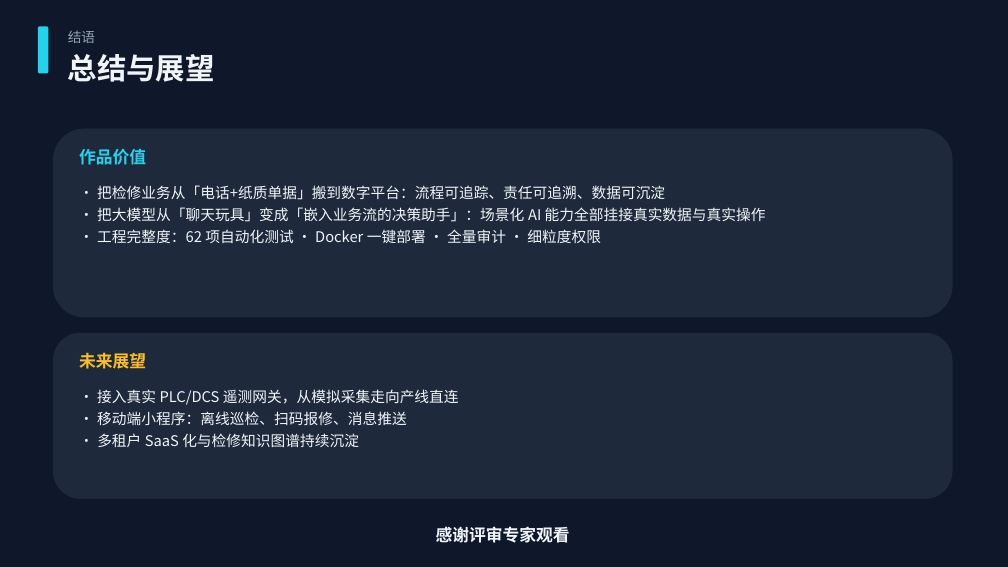
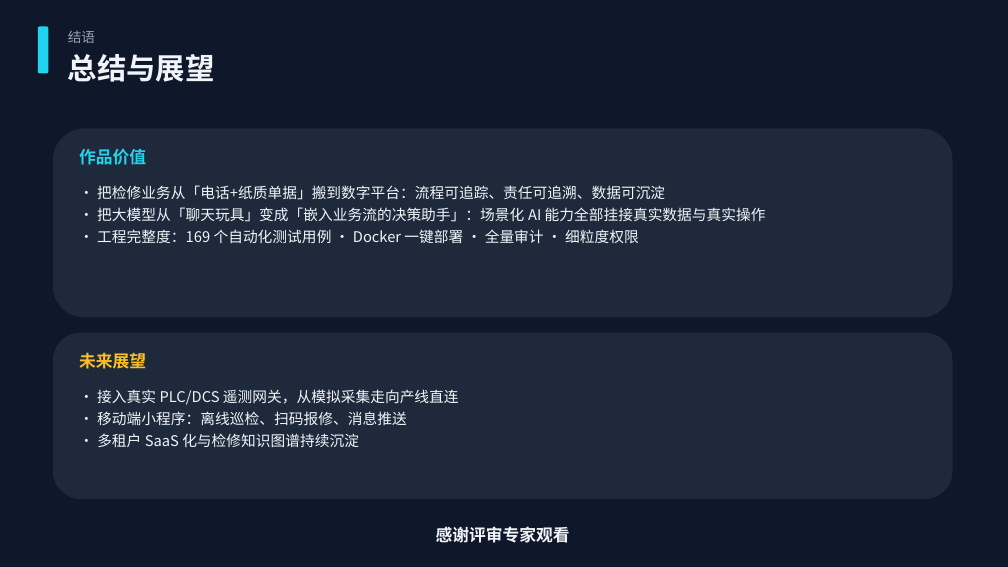
Before and after one commit to wt2026-dev/zhi-jian-an-shu, a slide deck: slide 12 of 参赛材料/8-作品介绍PPT.pptx. Drawn at 1008x567 pixels with LibreOffice and Linux fonts; fonts in the diff are those of the drawing. Boxes give left, top, right and bottom in pixels: in the first picture for what was removed or moved away, otherwise in the second. Text is boxed around its words. In the diff, an @@ line names an element or a change of style, - is before the commit and + after.

Commit message:
docs: 全仓口径对齐（29 张业务表 / 20 项 AI / 26 文件 169 用例 / 迁移 001–022）；提交说明 mpx 笔误修正与演示视频命名规范

```diff
--- a/参赛材料/8-作品介绍PPT.pptx
+++ b/参赛材料/8-作品介绍PPT.pptx
@@ text at (x1=97, y1=229, x2=639, y2=243): text changed @@
-• 工程完整度：62 项自动化测试 · Docker 一键部署 · 全量审计 · 细粒度权限
+• 工程完整度：169 个自动化测试用例 · Docker 一键部署 · 全量审计 · 细粒度权限
```
Also in this commit, not shown: 3 other slides changed, 17 other files.
